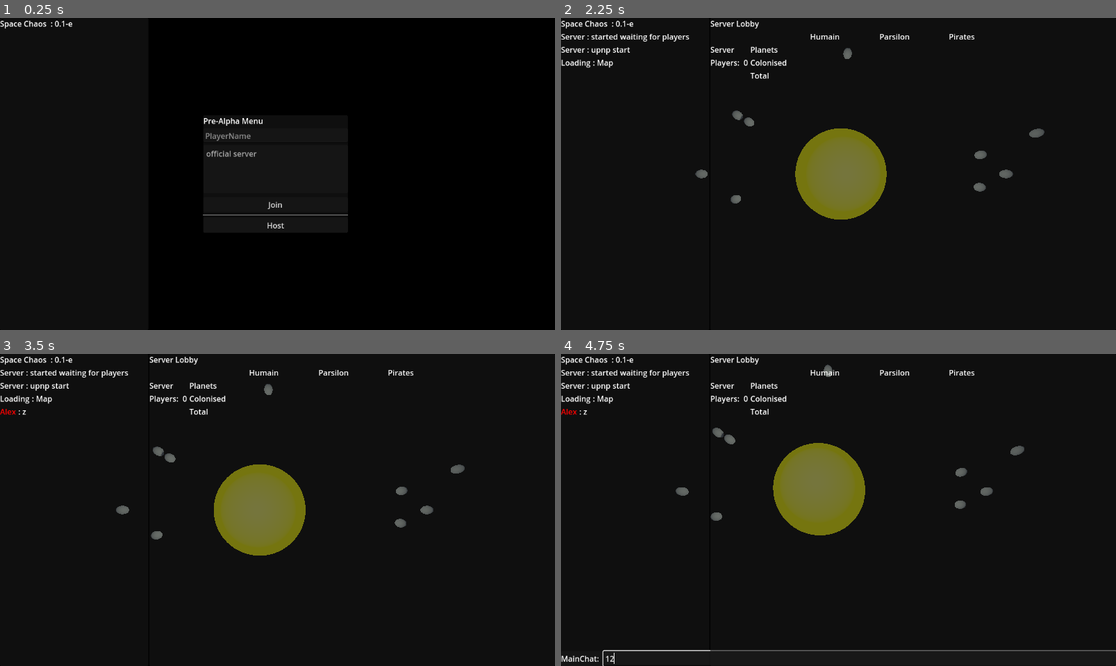
Above: before the commit, frames 1-4 (two rows, left to right).
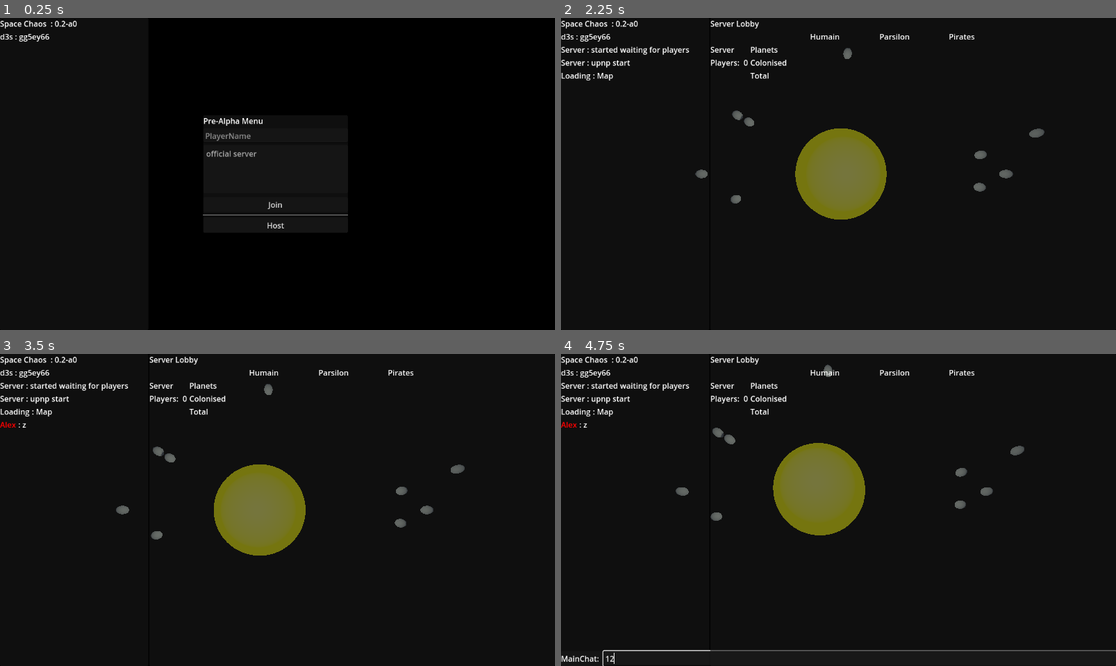
Above: after the commit, the same moments.

Repository: acsid/SpaceChaos
Game: Godot game, scene res://main.tscn
The game is run twice, just before and just after one commit, with the same random seed, the same clock (stepped at 60 frames per second) and the same inputs.
Inputs (mouse positions are in pixels of both pictures, inside the frame that each line leads up to):
- Up to frame 1 (0.25 s): no input
- Up to frame 2 (2.25 s): click (838, 136) at 0.52 s; type "Alex" at 0.6 s; click "Host" at 1.25 s; click "Start server" at 2 s
- Up to frame 3 (3.5 s): tap Enter (ui_accept) at 2.75, 3.02 s; hold Right (ui_right) from 2.78 s (still down); tap Z (orbit) at 2.85 s
- Up to frame 4 (4.75 s): release Right (ui_right) at 3.53 s; hold Down (ui_down) 3.53-4.25 s; tap Space (shoot) at 3.6 s; tap Enter (ui_accept) at 3.77 s; click (860, 659) at 4.27 s; type "12" at 4.35 s

The runs differ from the first frame. In frame 1, 0.1% of the frame differs, in the area x 0-14%, y 0-8%; in frame 2, 0.8%; in frame 3, 0.8%, in the area x 0-24%, y 0-24%; in frame 4, 0.8%.

Commit message:
added alpha in ingame log

Diff:
--- a/main.gd
+++ b/main.gd
@@ -1,6 +1,6 @@
 extends Node
 
-var version = "0.1-e"
+var version = "0.2-a0"
 
 var player = preload("res://player.tscn")
 var map = preload("res://maps/official/solar_sys.tscn")
@@ -21,6 +21,7 @@
 
 func _enter_tree():
 	send_message("Space Chaos ",version,false)
+	send_message("d3s","gg5ey66",false)
 # Called when the node enters the scene tree for the first time.
 func _ready():
 	if OS.get_cmdline_args():
